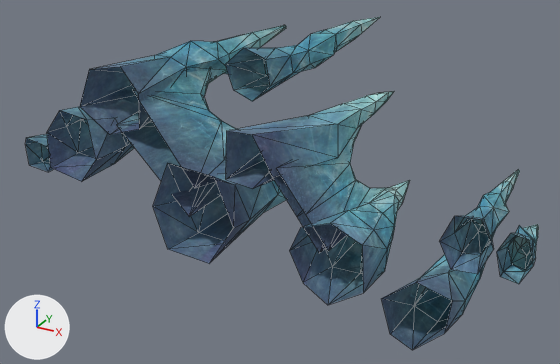
A saved change to the OBJ model sceneobjs/huodong_fuben_660/huodong_fuben_660_bingzhui02.obj.
The view is the same before and after, from a 50 mm lens placed at (182.0, -482.0, 140.0), pointed at (-9.0, -136.0, -33.0). The lights are fixed; the arrows at lower left show +X, +Y and +Z. Mesh edges are drawn as thin lines. Where no turn or scale is listed for an object, it has been applied to the vertices.

The first picture shows 'huodong_fuben_660_bingzhui02'.
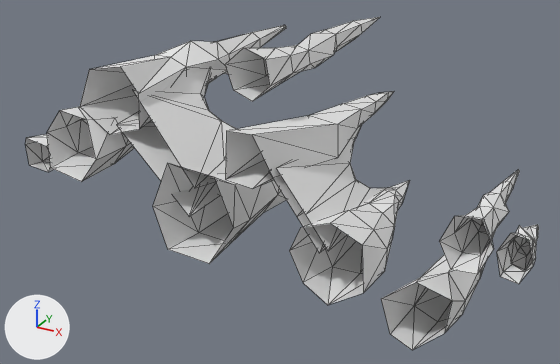
The change, as a list of edits to the scene's bpy script:
```text
Add mat_material_1_1:
    mat_material_1_1 = principled_material('material_1')
    mat_material_1_1.base_color = (0.8, 0.8, 0.8)  # white #e7e7e7
    mat_material_1_1.roughness = 1.0
Change me_huodong_fuben_660_bingzhui02:
    where me_huodong_fuben_660_bingzhui02.from_pydata(...)  # 392 vertices, 682 faces; spans x -141.0..143.0, y -229.0..2.0, z -55.0..58.0
    remove me_huodong_fuben_660_bingzhui02.materials.append(mat_material_1)  # picture img_huodong_fuben_660_bingzhui_01_png
    add me_huodong_fuben_660_bingzhui02.materials.append(mat_material_1_1)  # white #e7e7e7
```

Location of each change, [x1, y1, x2, y2] in pixels of the pictures (560 x 364 px):
'huodong_fuben_660_bingzhui02', recoloured (blue to grey)
    both: [26, 17, 539, 350]
